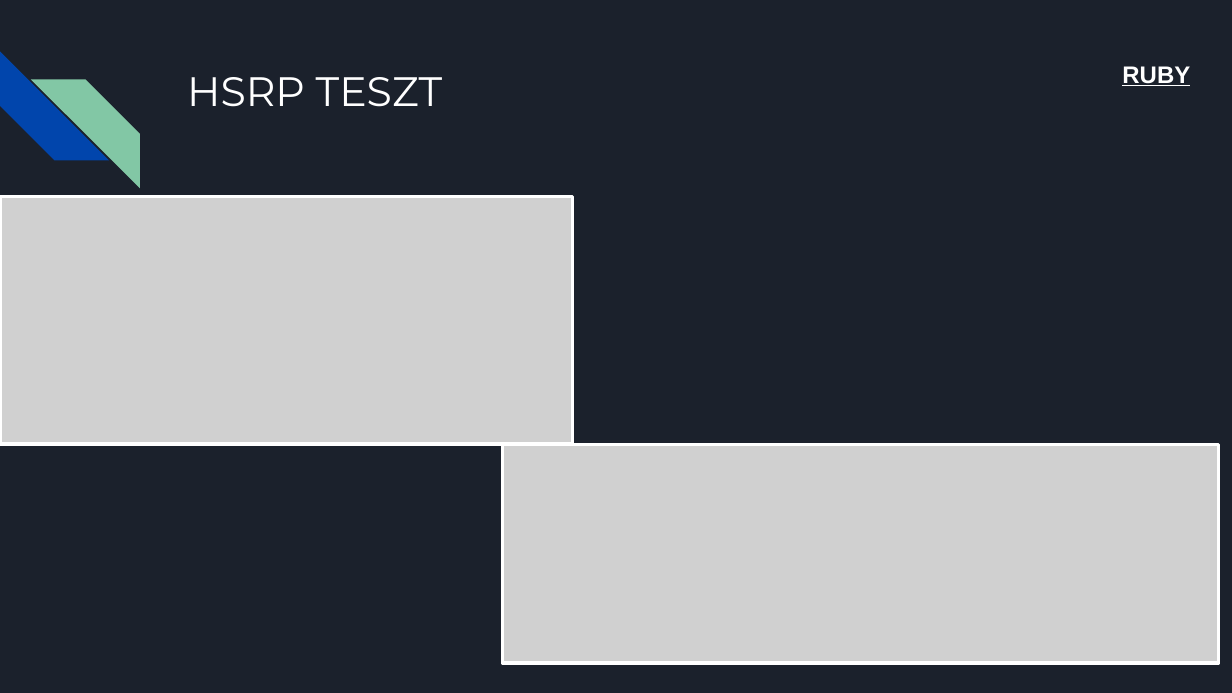
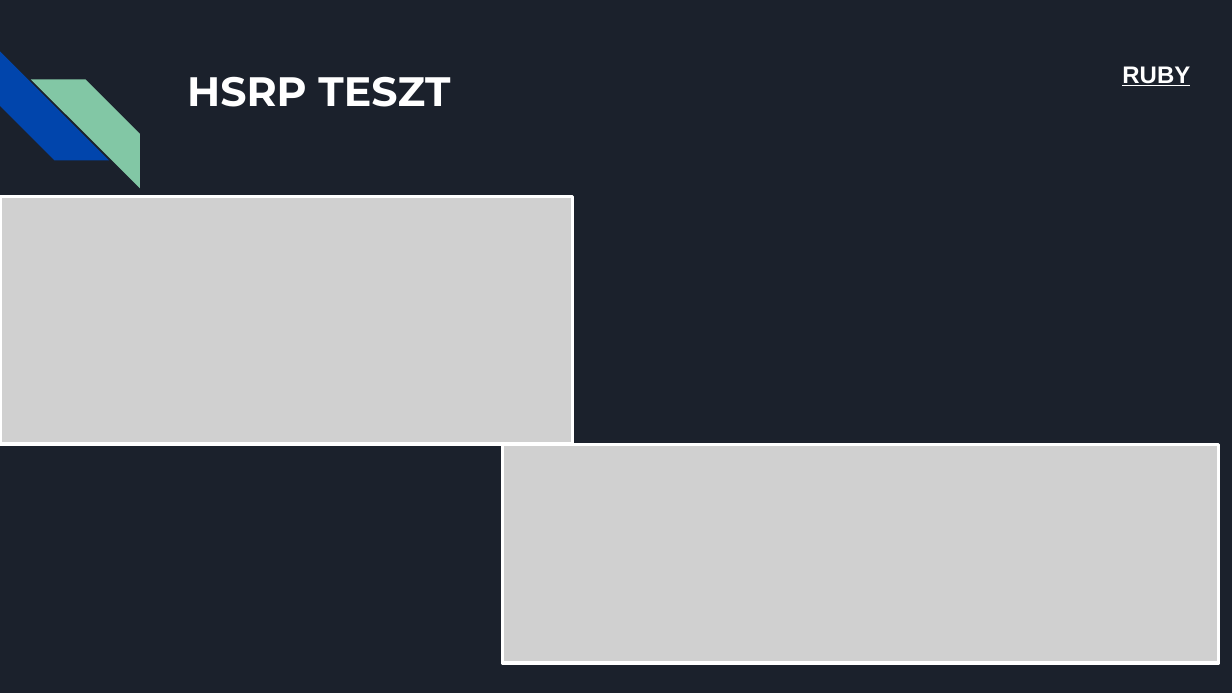
Before and after one commit to XRX265/DotNyetWork, a slide deck: slide 13 of Cím nélküli prezentáció (5).pptx (slide 12 before the commit). Drawn at 1232x693 pixels with LibreOffice and Linux fonts; fonts in the diff are those of the drawing; grey boxes stand for pictures. Boxes give left, top, right and bottom in pixels: in the first picture for what was removed or moved away, otherwise in the second. Text is boxed around its words. In the diff, an @@ line names an element or a change of style, - is before the commit and + after.

```diff
--- a/Cím nélküli prezentáció (5).pptx
+++ b/Cím nélküli prezentáció (5).pptx
@@ title "HSRP TESZT" at (187, 76, 450, 107): bold on @@
```
Also in this commit, not shown: 18 other slides changed, 1 slide added.
